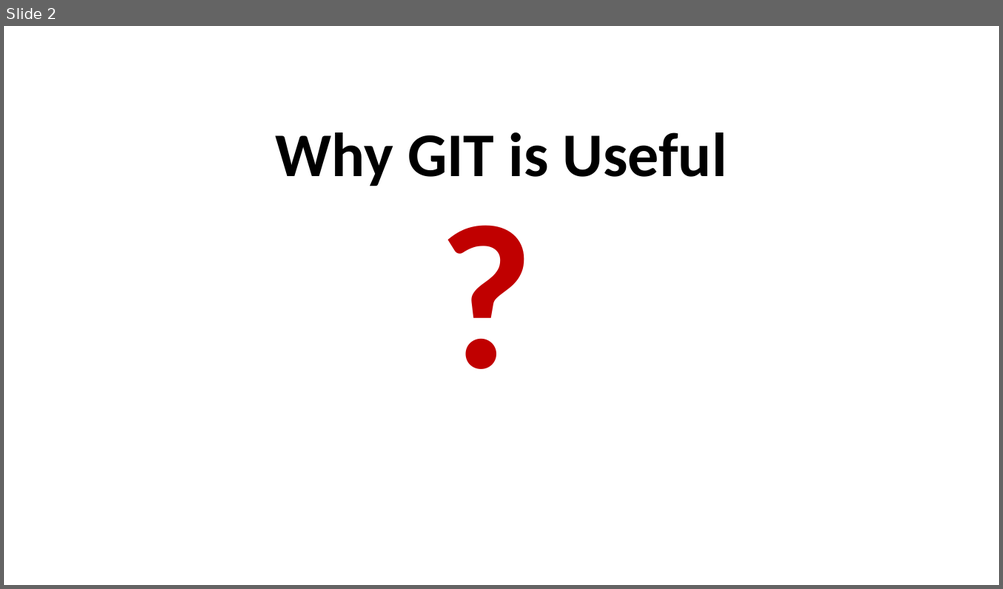
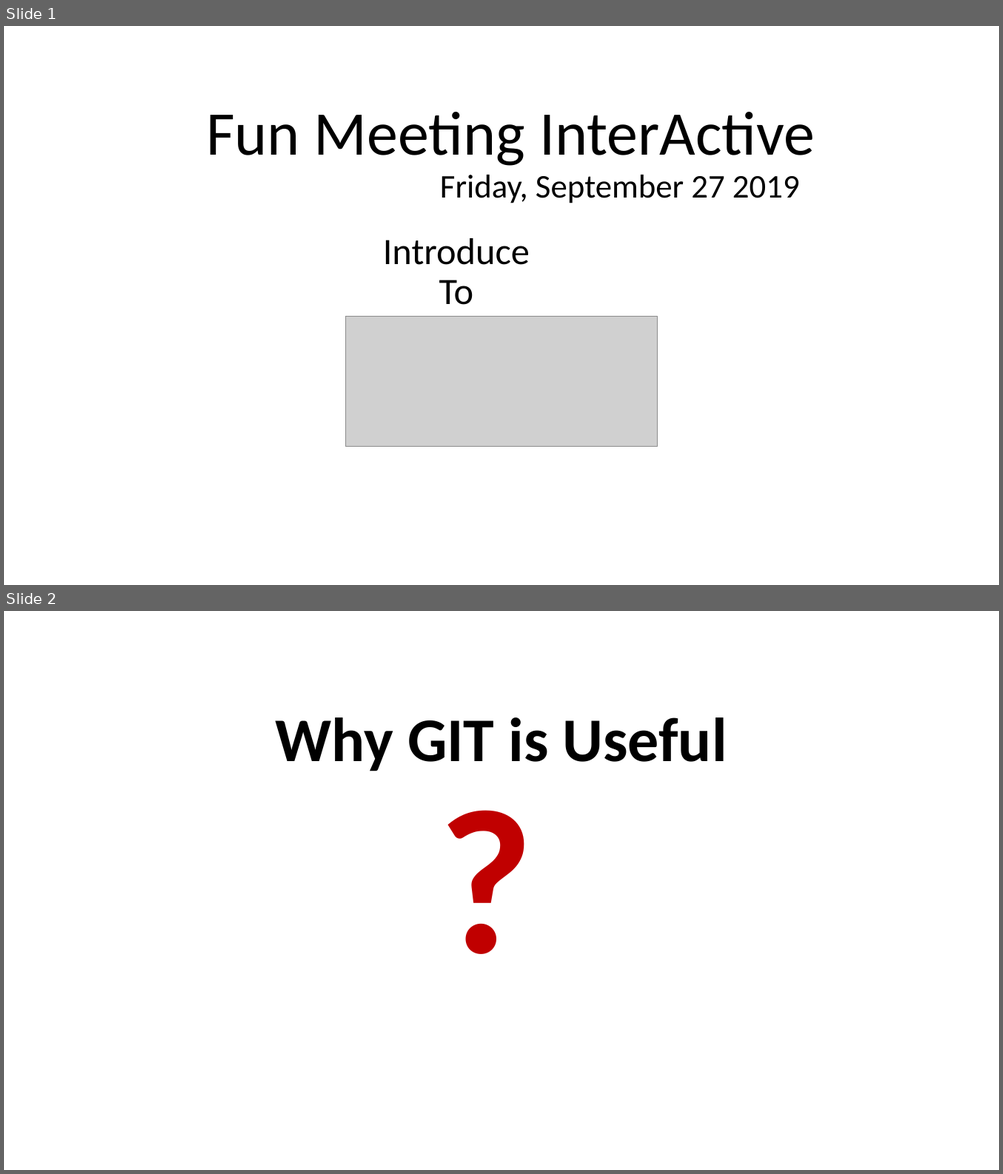
Before and after one commit to ronyelkahfi/github-presentation, a slide deck: introduce GIT.pptx. Shown one above the other, each under a label of ours: slide 2 before the commit, slides 1 and 2 after it. The pictures are 1003x589 and 1003x1174 pixels, drawn with LibreOffice and Linux fonts; fonts in the diff are those of the drawing; grey boxes stand for pictures. Boxes give left, top, right and bottom in pixels: in the first picture for what was removed or moved away, otherwise in the second. Text is boxed around its words. In the diff, an @@ line names an element or a change of style, - is before the commit and + after.

```diff
--- a/introduce GIT.pptx
+++ b/introduce GIT.pptx
@@ slide 1 added at (4,26,999,585), background #FFFFFF @@
@@ text added at (206,112,814,166), 60 pt, text #000000 @@
+Fun Meeting InterActive
@@ text added at (440,175,800,204), 32 pt, text #000000 @@
+Friday, September 27 2019
@@ title added at (383,238,529,305), 36 pt, text #000000 @@
+Introduce To
@@ picture added at (346,317,657,447) @@
```
Also in this commit, not shown: 13 slides changed, 9 other slides added, 4 slides removed.
